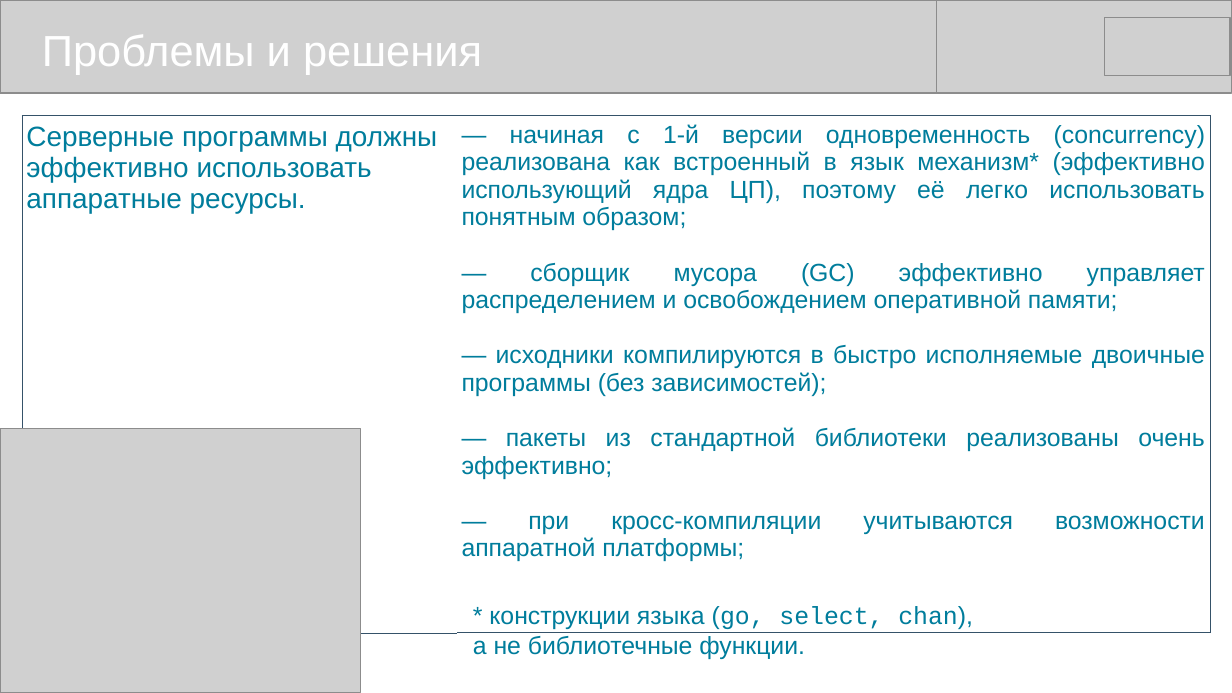
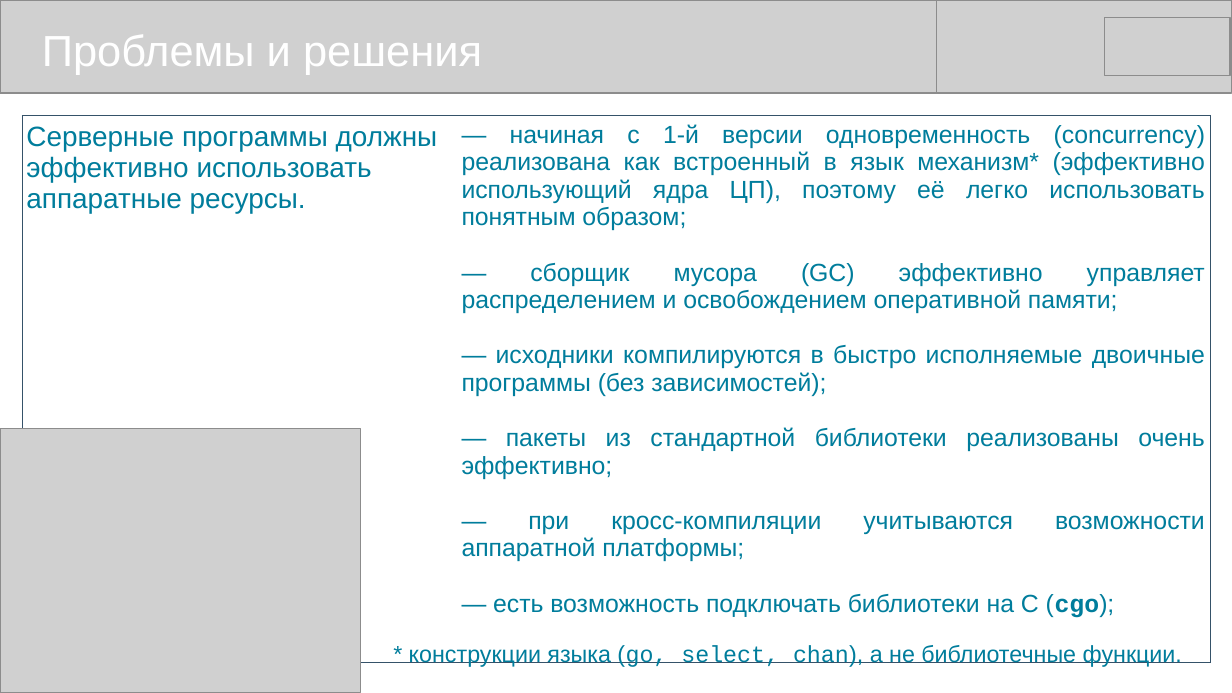
Before and after one commit to mike-shock/Go_language, a slide deck: slide 13 of view/Go_View.odp. Drawn at 1232x693 pixels with LibreOffice and Linux fonts; fonts in the diff are those of the drawing; grey boxes stand for pictures. Boxes give left, top, right and bottom in pixels: in the first picture for what was removed or moved away, otherwise in the second. Text is boxed around its words. In the diff, an @@ line names an element or a change of style, - is before the commit and + after.

```diff
--- a/view/Go_View.odp
+++ b/view/Go_View.odp
@@ table at (22, 115, 1211, 623) @@
-row 1, column 2: — начиная с 1-й версии одновременность (concurrency) реализована как встроенный в язык механизм* (эффективно использующий ядра ЦП), поэтому её легко использовать понятным образом; / — сборщик мусора (GC) эффективно управляет распределением и освобождением оперативной памяти; / — исходники компилируются в быстро исполняемые двоичные программы (без зависимостей); / — пакеты из стандартной библиотеки реализованы очень эффективно; / — при кросс-компиляции учитываются возможности аппаратной платформы;
+row 1, column 2: — начиная с 1-й версии одновременность (concurrency) реализована как встроенный в язык механизм* (эффективно использующий ядра ЦП), поэтому её легко использовать понятным образом; / — сборщик мусора (GC) эффективно управляет распределением и освобождением оперативной памяти; / — исходники компилируются в быстро исполняемые двоичные программы (без зависимостей); / — пакеты из стандартной библиотеки реализованы очень эффективно; / — при кросс-компиляции учитываются возможности аппаратной платформы; / — есть возможность подключать библиотеки на С (cgo);
@@ text at (409, 645, 1182, 667): text changed; size 16 to 15 pt @@
-* конструкции языка (go, select, chan),
-а не библиотечные функции.
+* конструкции языка (go, select, chan), а не библиотечные функции.
```
Also in this commit, not shown: 10 other slides changed.
